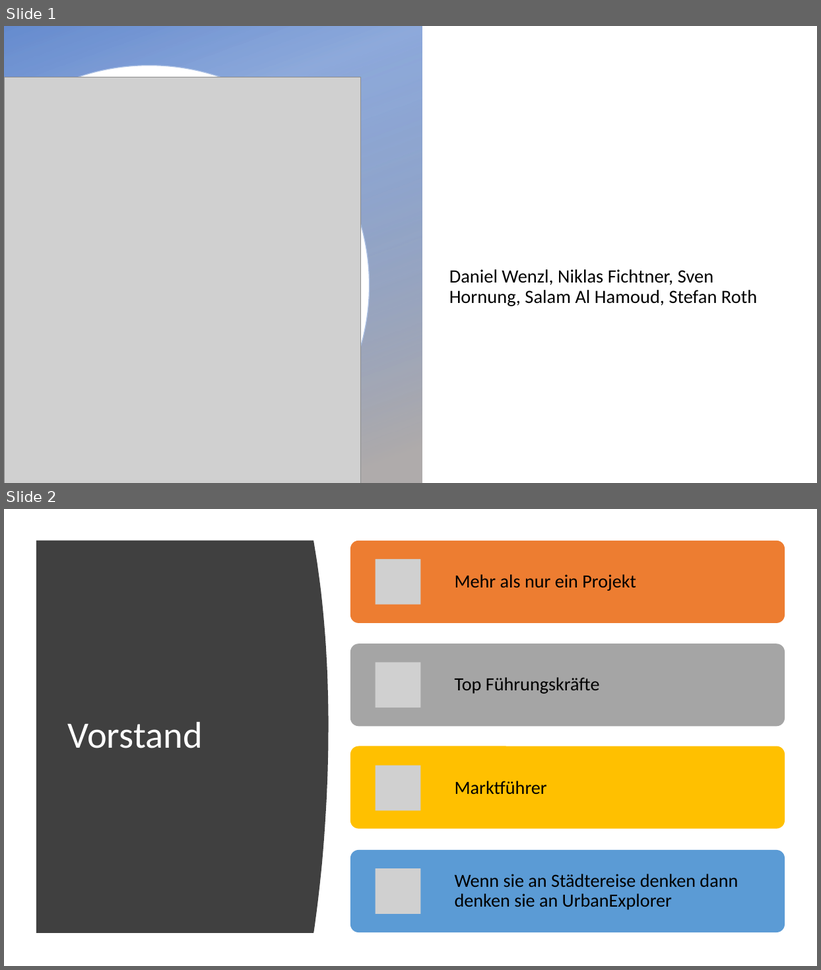
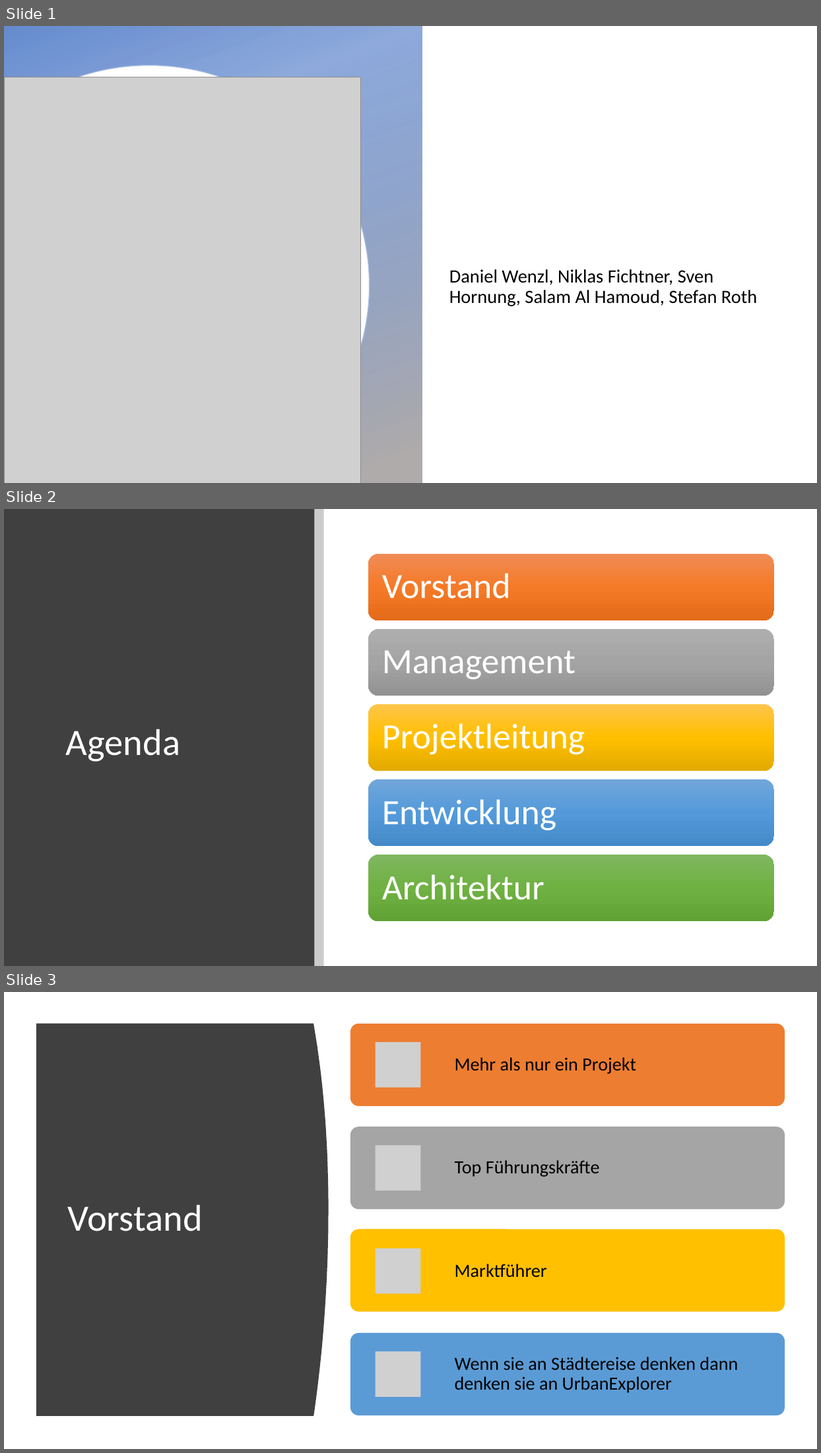
Before and after one commit to MeisterDanDan/Urban-Explorer, a slide deck: 05)Praesentationen/Status 1.pptx. Shown one above the other, each under a label of ours: slides 1 and 2 before the commit, slides 1, 2 and 3 after it. The pictures are 821x970 and 821x1453 pixels, drawn with LibreOffice and Linux fonts; fonts in the diff are those of the drawing; grey boxes stand for pictures; background and template pictures are left out. Boxes give left, top, right and bottom in pixels: in the first picture for what was removed or moved away, otherwise in the second. Text is boxed around its words. In the diff, an @@ line names an element or a change of style, - is before the commit and + after.

```diff
--- a/05)Praesentationen/Status 1.pptx
+++ b/05)Praesentationen/Status 1.pptx
@@ slide 2 added at box(4, 509, 817, 966), background #FFFFFF @@
@@ rectangle added at box(4, 509, 314, 966), fill #404040 @@
@@ rectangle added at box(314, 509, 324, 966), fill #000000 at 20% opacity @@
@@ title added at box(66, 729, 180, 762), 44 pt, text #FFFFFF @@
+Agenda
@@ group added at box(368, 553, 774, 922): 5 rounded rectangles, 5 texts @@
+Vorstand
+Management
+Projektleitung
+Entwicklung
+Architektur
@@ what was slide 2 is now slide 3 @@
```
Also in this commit, not shown: 2 slides changed.
